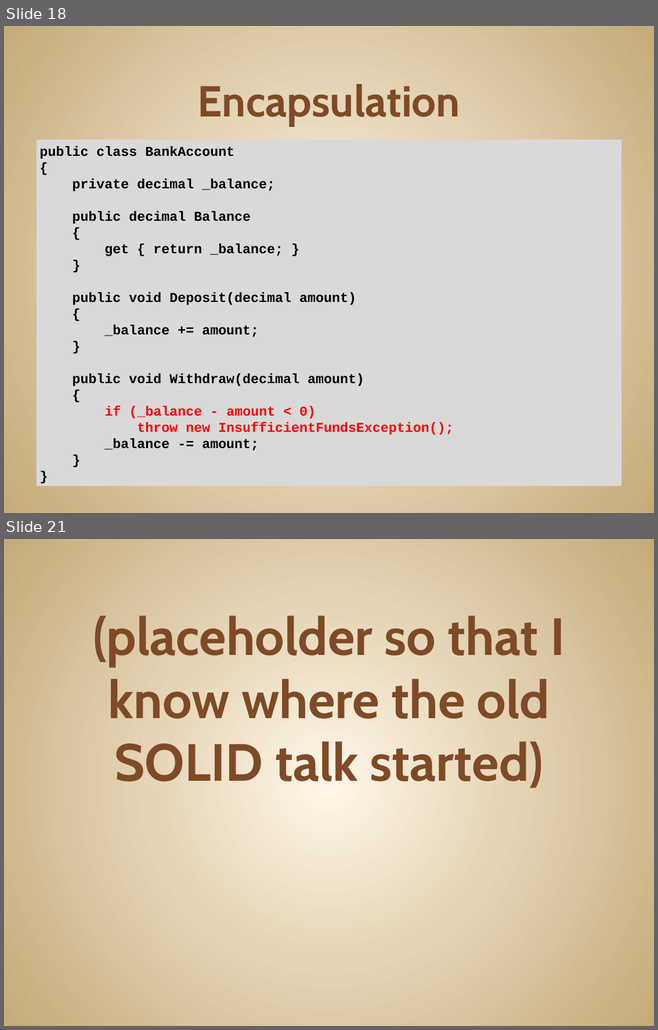
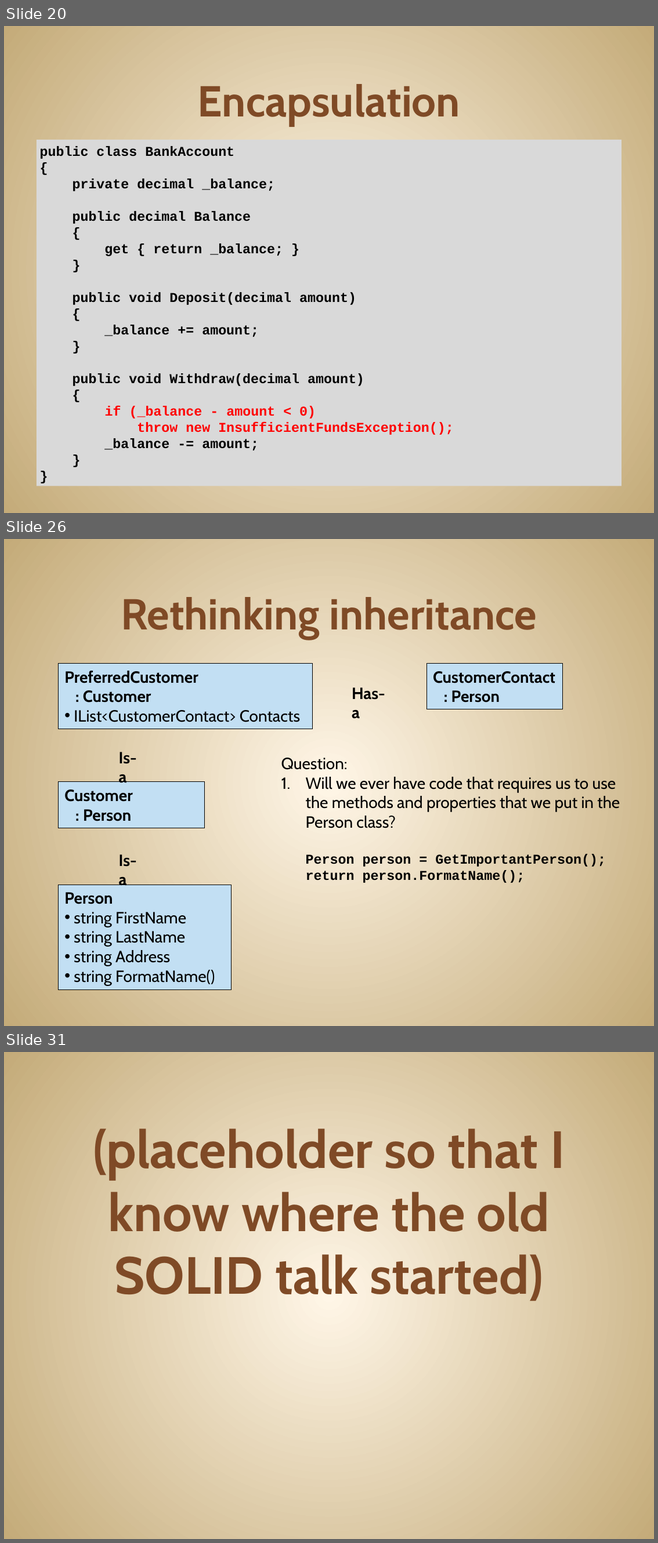
Before and after one commit to JonKruger/oop-solid-sample, a slide deck: slides/OOP-SOLID-CodeMash.pptx. Shown one above the other, each under a label of ours: slides 18 and 21 before the commit, slides 20, 26 and 31 after it; the slides between them are not shown. The pictures are 658x1030 and 658x1543 pixels, drawn with LibreOffice and Linux fonts; fonts in the diff are those of the drawing. Boxes give left, top, right and bottom in pixels: in the first picture for what was removed or moved away, otherwise in the second. Text is boxed around its words. In the diff, an @@ line names an element or a change of style, - is before the commit and + after.

Commit message:
composition vs. inheritance example done

```diff
--- a/slides/OOP-SOLID-CodeMash.pptx
+++ b/slides/OOP-SOLID-CodeMash.pptx
@@ slide 26 added at (x1=4, y1=539, x2=654, y2=1026), background gradient #FFF7E8 to #C4AA7A @@
@@ title added at (x1=121, y1=597, x2=537, y2=639), 48 pt, text #804B26, bold @@
+Rethinking inheritance
@@ rectangle added at (x1=58, y1=664, x2=312, y2=729), fill #C2DFF3, outline #000000 0.75 pt, 18 pt, text #000000 @@
+PreferredCustomer
+: Customer
+• IList<CustomerContact> Contacts
@@ rectangle added at (x1=426, y1=664, x2=562, y2=710), fill #C2DFF3, outline #000000 0.75 pt, 18 pt, text #000000, bold @@
+CustomerContact
+: Person
@@ text added at (x1=351, y1=687, x2=385, y2=719), 18 pt, text #000000, bold @@
+Has-a
@@ text added at (x1=119, y1=752, x2=137, y2=787), 18 pt, text #000000, bold @@
+Is-a
@@ text added at (x1=281, y1=758, x2=619, y2=883), 18 pt, text #000000 @@
+Question:
+1. Will we ever have code that requires us to use the methods and properties that we put in the Person class?
+   Person person = GetImportantPerson();
+   return person.FormatName();
@@ rectangle added at (x1=58, y1=782, x2=204, y2=828), fill #C2DFF3, outline #000000 0.75 pt, 18 pt, text #000000, bold @@
+Customer
+: Person
@@ text added at (x1=119, y1=855, x2=137, y2=889), 18 pt, text #000000, bold @@
+Is-a
@@ rectangle added at (x1=58, y1=885, x2=231, y2=990), fill #C2DFF3, outline #000000 0.75 pt, 18 pt, text #000000 @@
+Person
+• string FirstName
+• string LastName
+• string Address
+• string FormatName()
@@ what was slide 18 is now slide 20 @@
@@ what was slide 21 is now slide 31 @@
```
Also in this commit, not shown: 2 slides changed, 9 other slides added.
